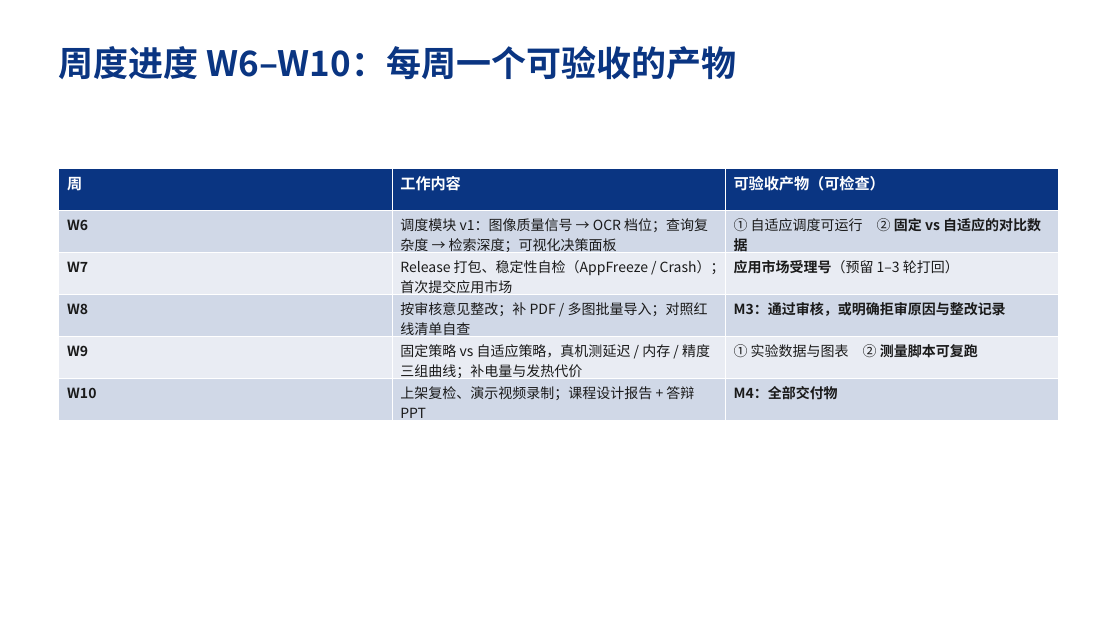
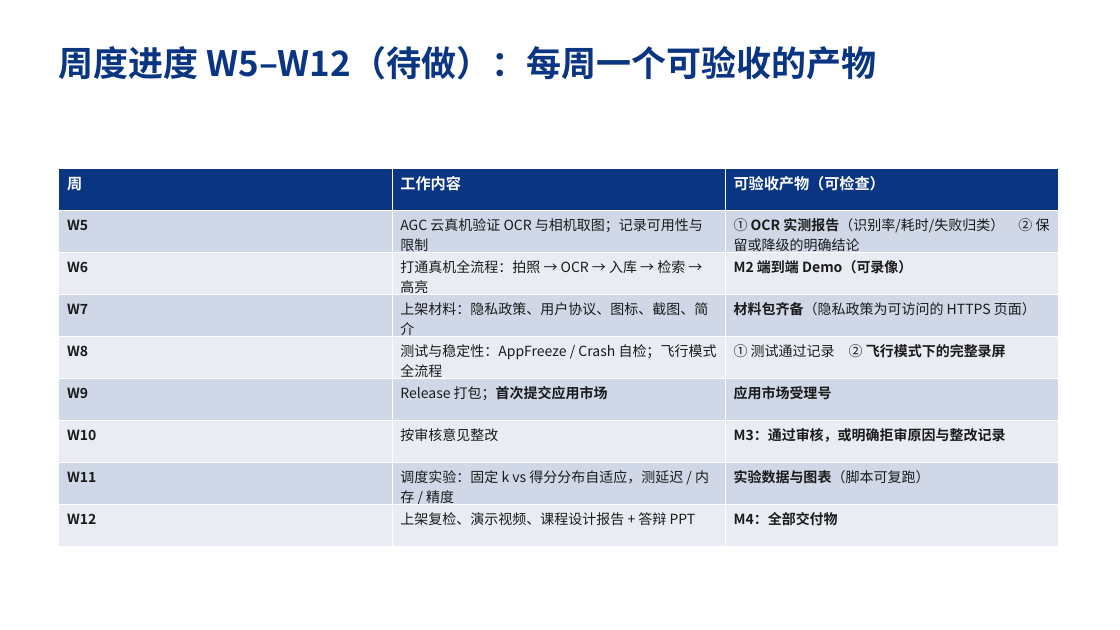
Before and after one commit to CCodeDong/agentbudget, a slide deck: slide 27 of deliverables/移动应用开发/立项.pptx (slide 26 before the commit). Drawn at 1120x630 pixels with LibreOffice and Linux fonts; fonts in the diff are those of the drawing. Boxes give left, top, right and bottom in pixels: in the first picture for what was removed or moved away, otherwise in the second. Text is boxed around its words. In the diff, an @@ line names an element or a change of style, - is before the commit and + after.

Commit message:
两份立项 PPT 加入真实进度（按 A 的结构 + B 的实际状态）
移动应用开发（29 页）
- 新增 P16 当前进展：offlinelib-core 1417 行 / 87 测试通过 / 真实 UI 643 行
- 重写 P15：从「计划验证」改为「已实测」——建库 489ms、检索 22ms、增量删除快 560 倍
- P25 改为十二周并说明原因（软著 20-30 工作日）；P26/P27 拆为已完成与待做

仓颉（18 页）
- 新增 P8 当前进展：1678 行 / 29 测试 / 88.6% 行覆盖 / 3960 次实验 / 正反实验已得结论
- 保留原稿结构与老师认可的部分不动

两份修改说明同步更新页数与待办

```diff
--- a/deliverables/移动应用开发/立项.pptx
+++ b/deliverables/移动应用开发/立项.pptx
@@ text at <box>59,46,876,80</box>: text changed @@
-周度进度 W6–W10：每周一个可验收的产物
+周度进度 W5–W12（待做）：每周一个可验收的产物
@@ table at <box>59,168,1060,546</box> @@
-row 2: W6 | 调度模块 v1：图像质量信号 → OCR 档位；查询复杂度 → 检索深度；可视化决策面板 | ① 自适应调度可运行 ② 固定 vs 自适应的对比数据
-row 3: W7 | Release 打包、稳定性自检（AppFreeze / Crash）；首次提交应用市场 | 应用市场受理号（预留 1–3 轮打回）
-row 4: W8 | 按审核意见整改；补 PDF / 多图批量导入；对照红线清单自查 | M3：通过审核，或明确拒审原因与整改记录
-row 5: W9 | 固定策略 vs 自适应策略，真机测延迟 / 内存 / 精度三组曲线；补电量与发热代价 | ① 实验数据与图表 ② 测量脚本可复跑
-row 6: W10 | 上架复检、演示视频录制；课程设计报告 + 答辩 PPT | M4：全部交付物
+row 2: W5 | AGC 云真机验证 OCR 与相机取图；记录可用性与限制 | ① OCR 实测报告（识别率/耗时/失败归类） ② 保留或降级的明确结论
+row 3: W6 | 打通真机全流程：拍照 → OCR → 入库 → 检索 → 高亮 | M2 端到端 Demo（可录像）
+row 4: W7 | 上架材料：隐私政策、用户协议、图标、截图、简介 | 材料包齐备（隐私政策为可访问的 HTTPS 页面）
+row 5: W8 | 测试与稳定性：AppFreeze / Crash 自检；飞行模式全流程 | ① 测试通过记录 ② 飞行模式下的完整录屏
+row 6: W9 | Release 打包；首次提交应用市场 | 应用市场受理号
+row 7: W10 | 按审核意见整改 | M3：通过审核，或明确拒审原因与整改记录
+row 8: W11 | 调度实验：固定 k vs 得分分布自适应，测延迟 / 内存 / 精度 | 实验数据与图表（脚本可复跑）
+row 9: W12 | 上架复检、演示视频、课程设计报告 + 答辩 PPT | M4：全部交付物
```
Also in this commit, not shown: 2 other slides changed, 3 slides added, 2 slides removed, 6 other files.
